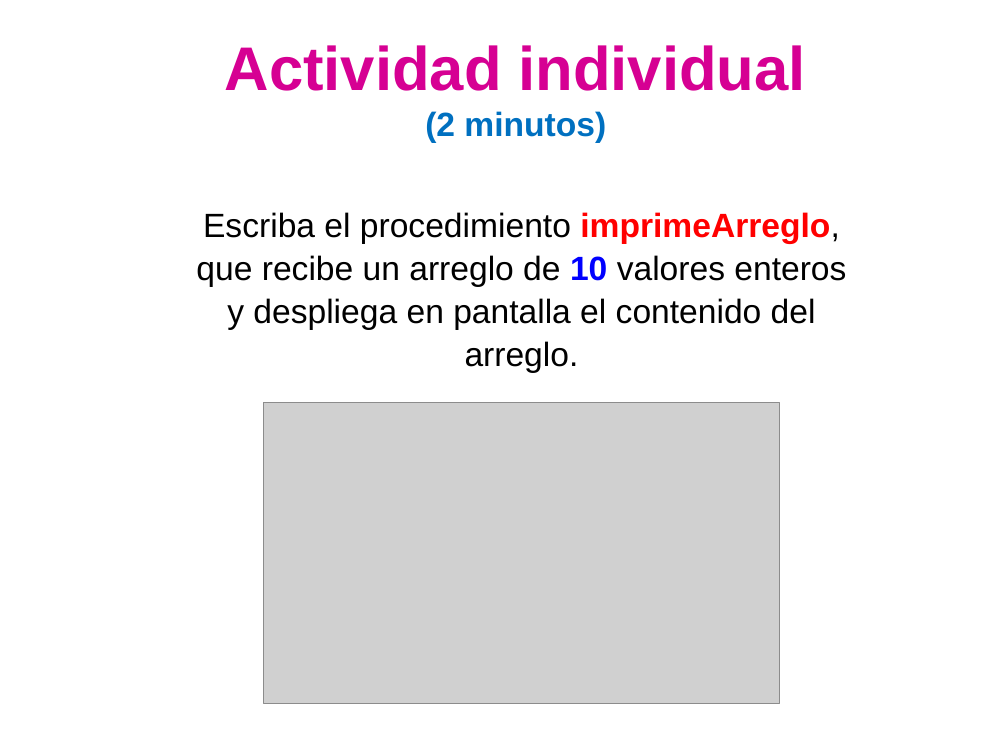
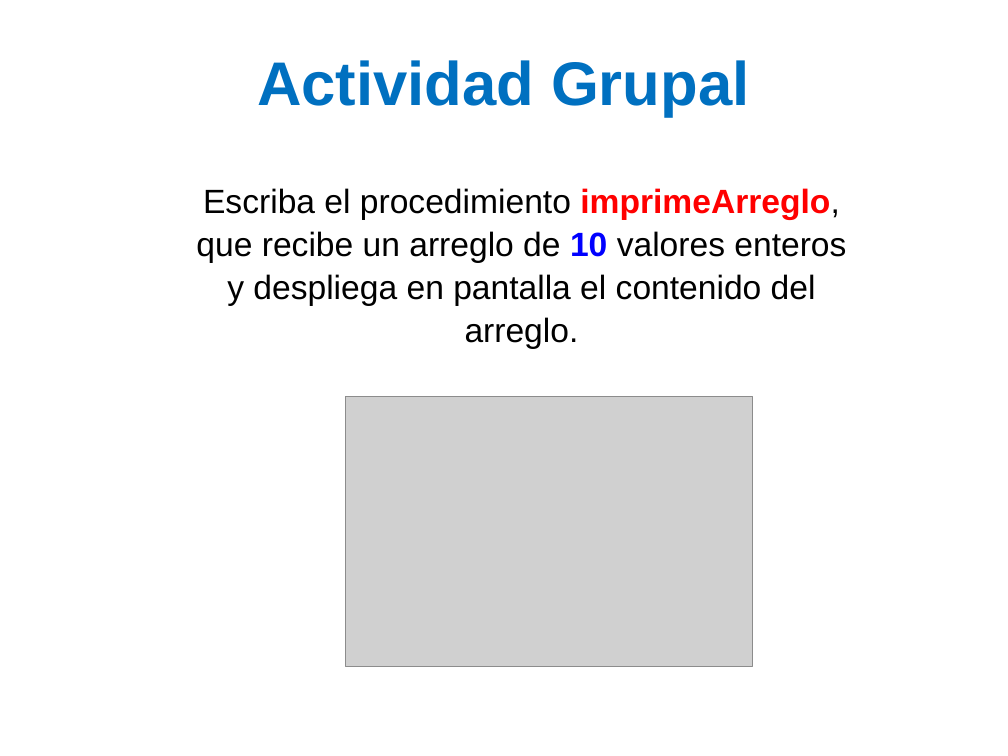
Before and after one commit to lizetheP/SolucionProblemas, a slide deck: slide 23 of CalendarioAgo20/Presentaciones/8_ArreglosC.pptx. Drawn at 1008x756 pixels with LibreOffice and Linux fonts; fonts in the diff are those of the drawing; grey boxes stand for pictures. Boxes give left, top, right and bottom in pixels: in the first picture for what was removed or moved away, otherwise in the second. Text is boxed around its words. In the diff, an @@ line names an element or a change of style, - is before the commit and + after.

```diff
--- a/CalendarioAgo20/Presentaciones/8_ArreglosC.pptx
+++ b/CalendarioAgo20/Presentaciones/8_ArreglosC.pptx
@@ text at box(257, 60, 749, 117): text changed; text colour #D60093 to #0070C0 @@
-Actividad individual
-(2 minutos)
+Actividad Grupal
@@ text "Escriba el procedimiento imprimeArreglo,": place and size @@
-text "Escriba el procedimiento imprimeArreglo," at box(196, 212, 846, 373)
+text "Escriba el procedimiento imprimeArreglo," at box(196, 188, 846, 349)
@@ picture: place and size @@
-picture at box(263, 403, 779, 704)
+picture at box(346, 396, 753, 666)
```
Also in this commit, not shown: 1 other slide changed, 2 other files.
